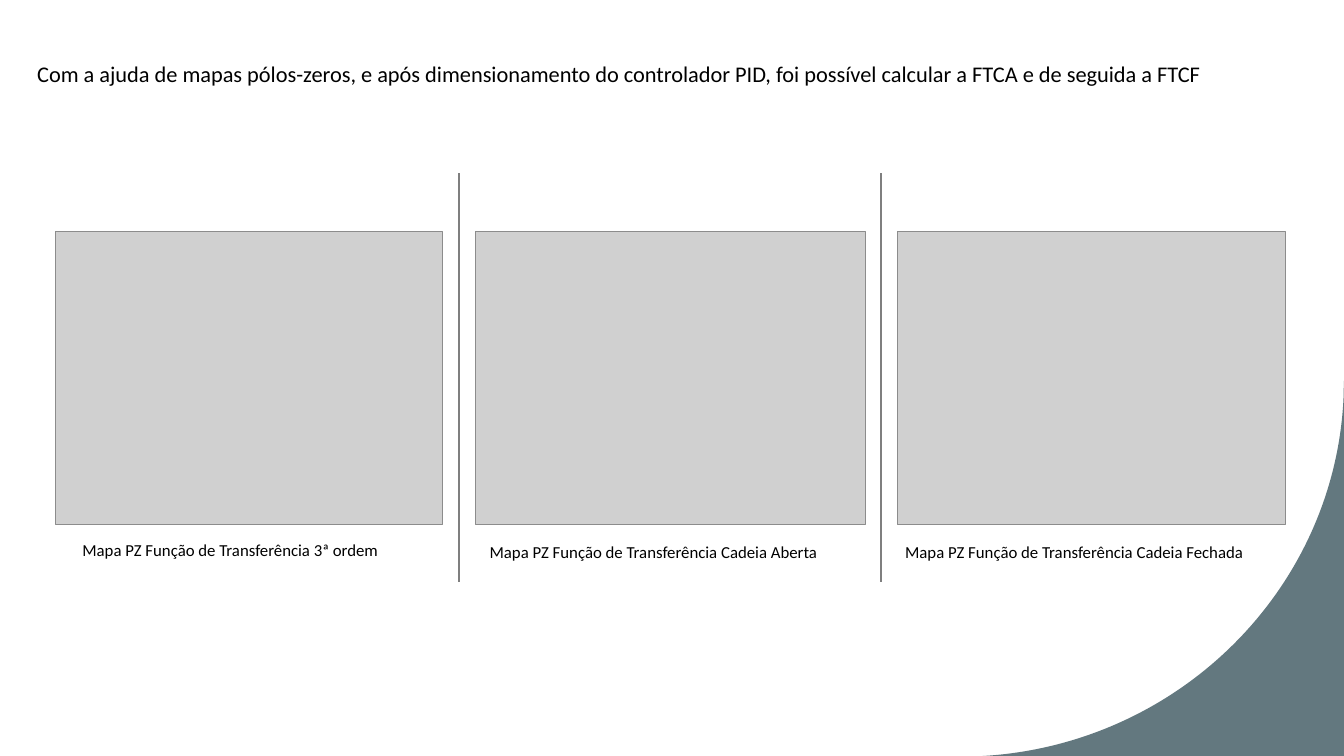
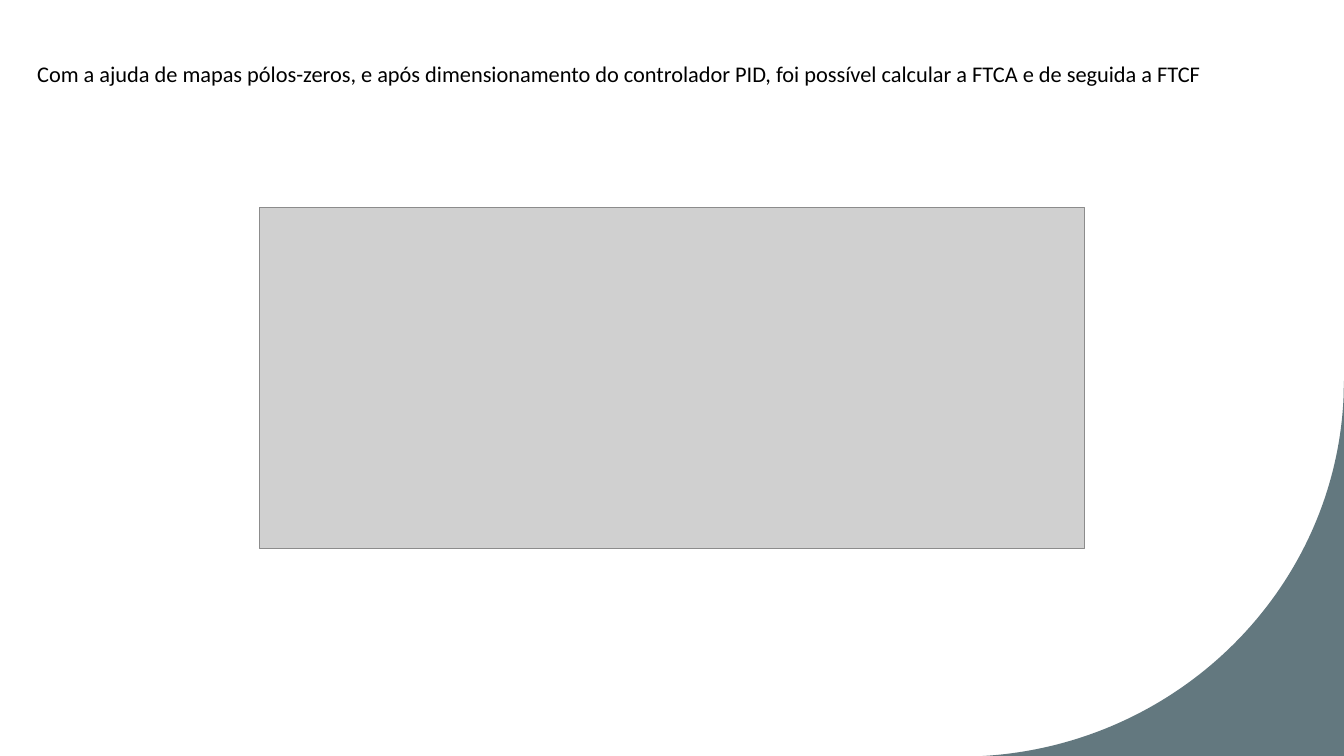
Before and after one commit to acorreia00/Matlab_CS, a slide deck: slide 4 of TP4/TP4 – Simulacao de Sistemas.pptx (slide 3 before the commit). Drawn at 1344x756 pixels with LibreOffice and Linux fonts; fonts in the diff are those of the drawing; grey boxes stand for pictures. Boxes give left, top, right and bottom in pixels: in the first picture for what was removed or moved away, otherwise in the second. Text is boxed around its words. In the diff, an @@ line names an element or a change of style, - is before the commit and + after.

```diff
--- a/TP4/TP4 – Simulacao de Sistemas.pptx
+++ b/TP4/TP4 – Simulacao de Sistemas.pptx
@@ line removed from (460, 173) to (460, 583) @@
@@ line removed from (881, 173) to (881, 583) @@
@@ picture added at (x1=259, y1=208, x2=1085, y2=549) @@
@@ picture removed at (x1=55, y1=232, x2=444, y2=524) @@
@@ picture removed at (x1=476, y1=231, x2=866, y2=524) @@
@@ picture removed at (x1=897, y1=231, x2=1286, y2=524) @@
@@ text removed at (x1=82, y1=544, x2=378, y2=559) @@
-Mapa PZ Função de Transferência 3ª ordem
@@ text removed at (x1=490, y1=546, x2=817, y2=561) @@
-Mapa PZ Função de Transferência Cadeia Aberta
@@ text removed at (x1=905, y1=546, x2=1243, y2=561) @@
-Mapa PZ Função de Transferência Cadeia Fechada
```
Also in this commit, not shown: 2 other slides changed, 1 slide added, 13 other files.
